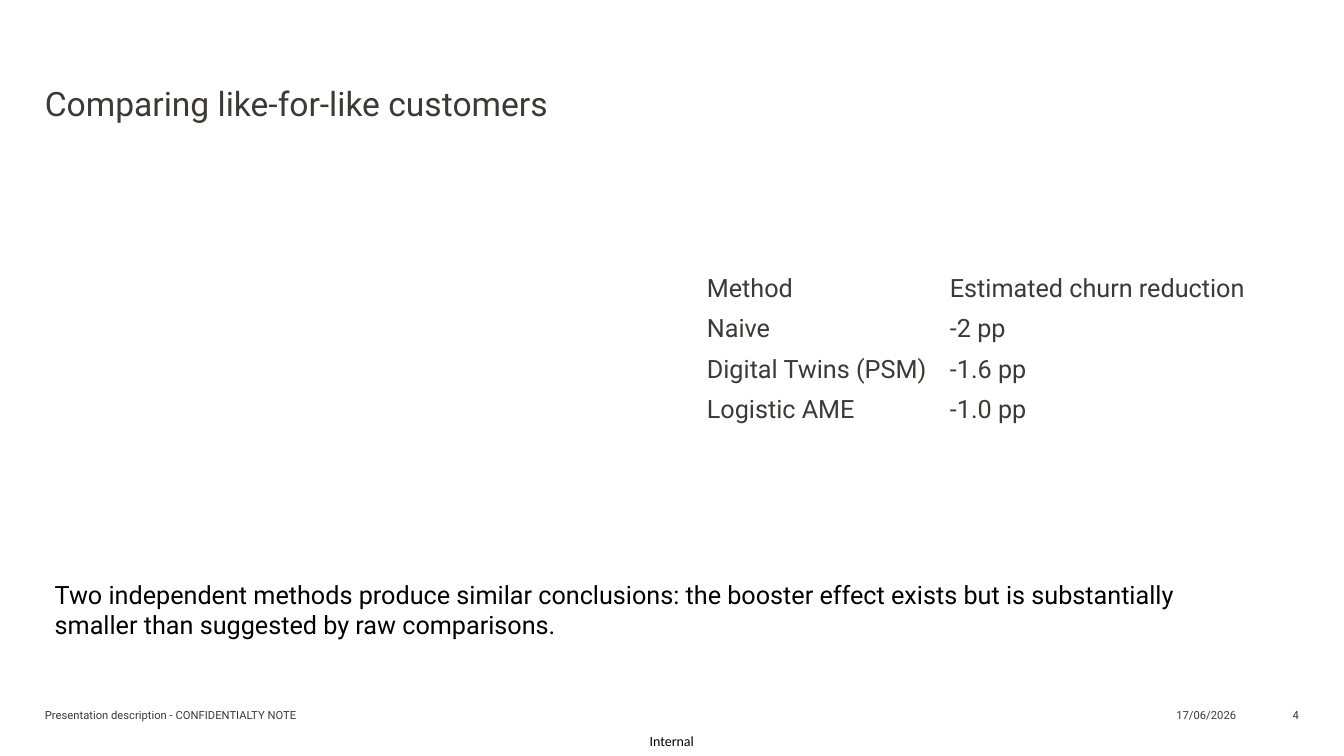
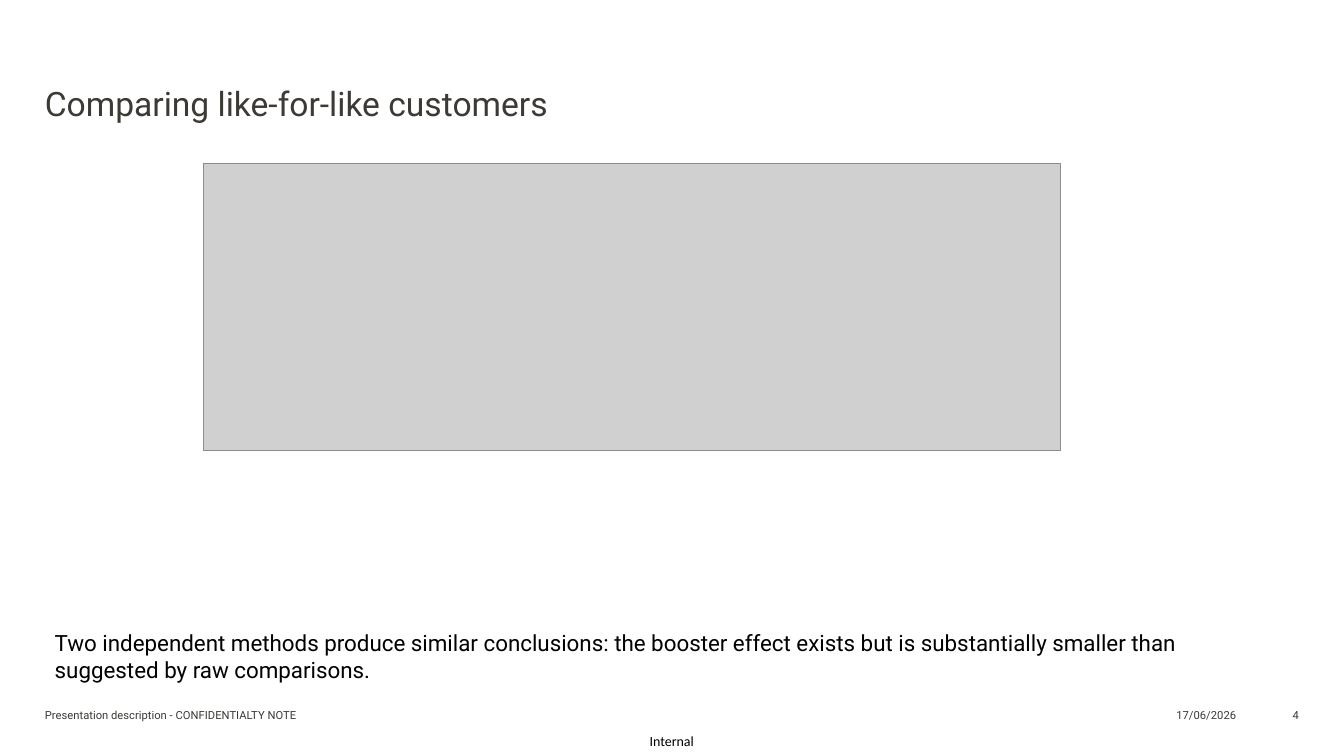
Before and after one commit to babenyshevs/sunrise, a slide deck: slide 4 of presentation_new.pptx. Drawn at 1344x756 pixels with LibreOffice and Linux fonts; fonts in the diff are those of the drawing; grey boxes stand for pictures; background and template pictures are left out. Boxes give left, top, right and bottom in pixels: in the first picture for what was removed or moved away, otherwise in the second. Text is boxed around its words. In the diff, an @@ line names an element or a change of style, - is before the commit and + after.

```diff
--- a/presentation_new.pptx
+++ b/presentation_new.pptx
@@ picture added at (x1=204, y1=163, x2=1061, y2=450) @@
@@ table removed at (x1=697, y1=269, x2=1256, y2=431), 4 rows, 2 columns @@
-Method | Estimated churn reduction
-Naive | -2 pp
-Digital Twins (PSM) | -1.6 pp
-Logistic AME | -1.0 pp
@@ text "Two independent methods produce similar ..." moved from (x1=55, y1=585, x2=1173, y2=640) to (x1=55, y1=634, x2=1175, y2=683) @@
@@ text "Two independent methods produce similar ..." at (x1=55, y1=634, x2=1175, y2=683): size 18 to 16 pt @@
```
Also in this commit, not shown: 2 other slides changed, 8 slides added, 6 other files.
